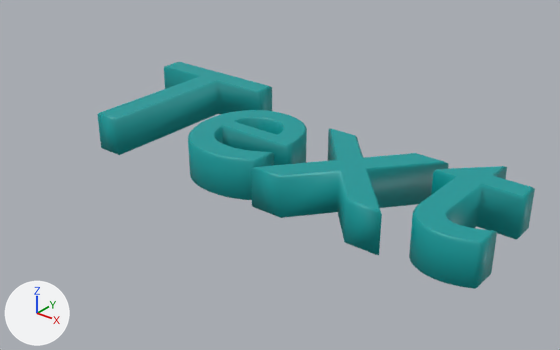
Before and after pictures for a commit that changed the Blender file TouchFlurry.blend.
Before and after are seen from a 50 mm camera at (5.322, -0.362, 2.063) aimed at (3.662, 1.713, 0.776). Every picture has the same lights, and +X, +Y and +Z are marked at lower left. The same objects are shown in both versions, whatever each file hides.

Script lines for the objects in view, before the commit:
```python
txt_ticker_001 = bpy.data.curves.new('ticker.001', 'FONT')
txt_ticker_001.body = 'Text'
txt_ticker_001.materials.append(mat_ground)  # cyan #009c9c
txt_ticker_001.bevel_resolution = 0
txt_ticker_001.extrude = 0.074
txt_ticker_001.bevel_depth = 0.007
ob_sectiontext = bpy.data.objects.new('sectionText', txt_ticker_001)
ob_sectiontext.location = (2.652, 1.487, 0.833)
```
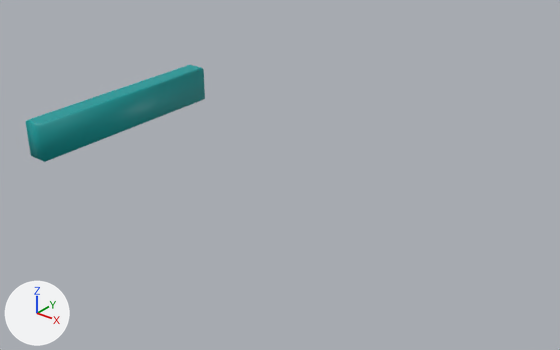
The change, as a diff of the scene's bpy script:
```diff
--- a/TouchFlurry.blend.py
+++ b/TouchFlurry.blend.py
@@ txt_ticker_001 @@
 txt_ticker_001 = bpy.data.curves.new('ticker.001', 'FONT')
-txt_ticker_001.body = 'Text'
+txt_ticker_001.body = '|'
 txt_ticker_001.materials.append(mat_ground)
```

Location of each change, (x1, y1, x2, y2) in pixels of the pictures (560 x 350 px):
'sectionText', text changed
    before: (97, 62, 535, 289)
    after: (26, 65, 205, 162)
